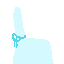
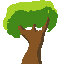
Before/after of a 64px x 64px layered artwork. What changed in the layer stack:
added layer "Capa de pintura 6" above "Capa de pintura 7(pegado)" over <box>3,0,58,64</box>
hid "Chair 1" over <box>3,0,58,64</box>
